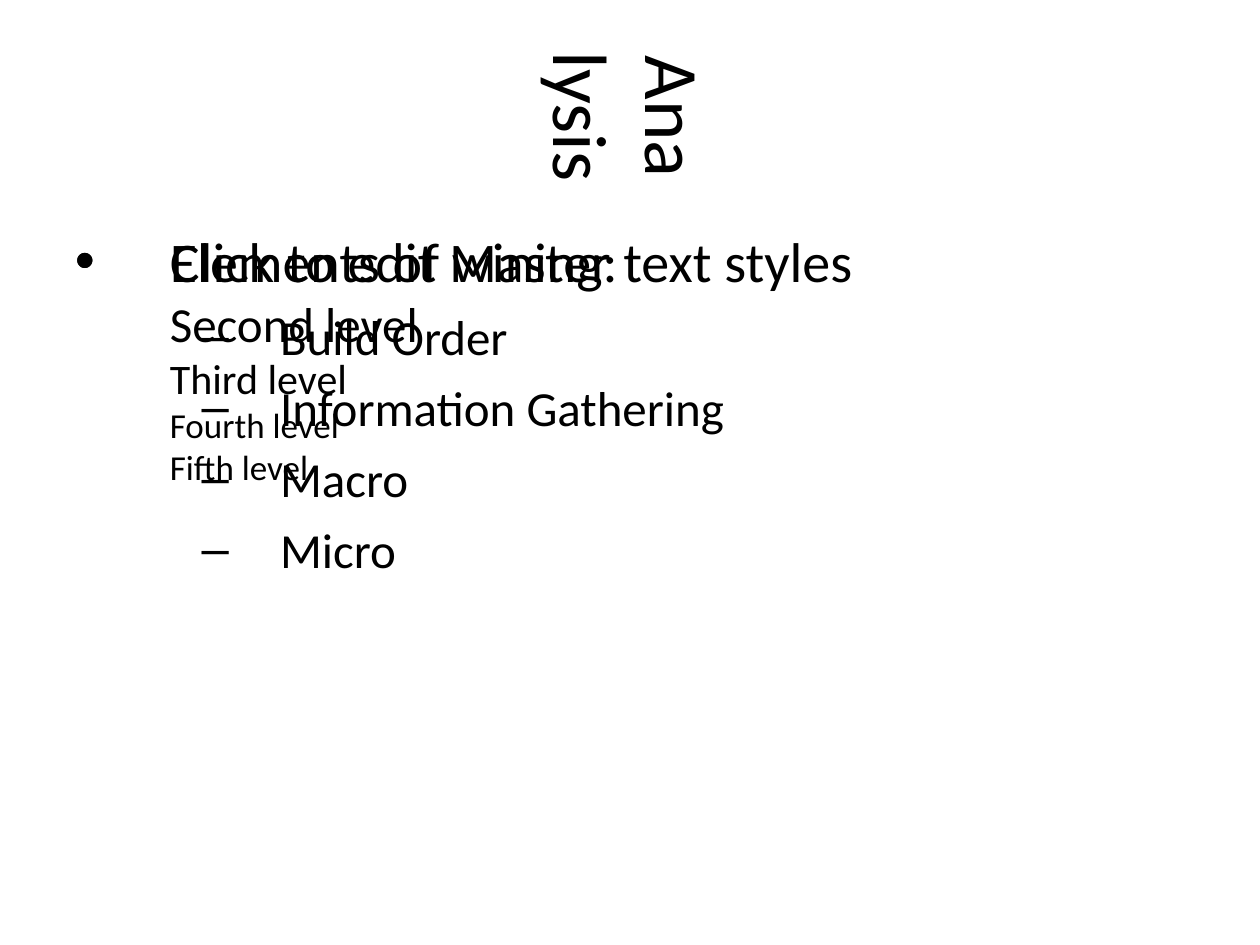
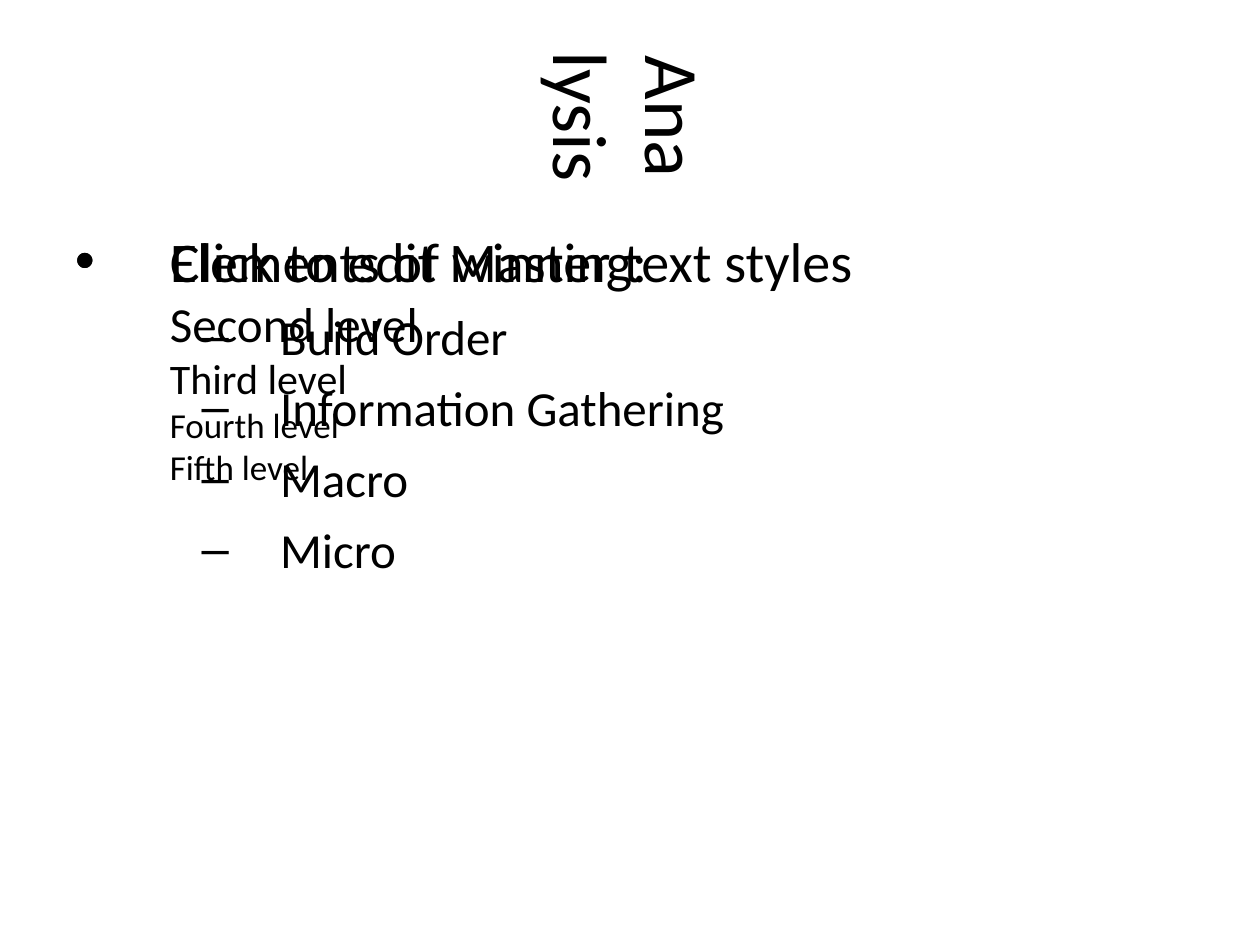
Before and after one commit to Pzoco/bw-ai-dat5, a slide deck: slide 3 of Exam Presentation/VultureCombat.ppt. Drawn at 1260x945 pixels with LibreOffice and Linux fonts; fonts in the diff are those of the drawing. Boxes give left, top, right and bottom in pixels: in the first picture for what was removed or moved away, otherwise in the second. Text is boxed around its words. In the diff, an @@ line names an element or a change of style, - is before the commit and + after.

```diff
--- a/Exam Presentation/VultureCombat.ppt
+++ b/Exam Presentation/VultureCombat.ppt
@@ text at <box>170,243,647,292</box>: text changed @@
-• Elements of wining:
+• Elements of winning:
```
Also in this commit, not shown: 1 slide added.
